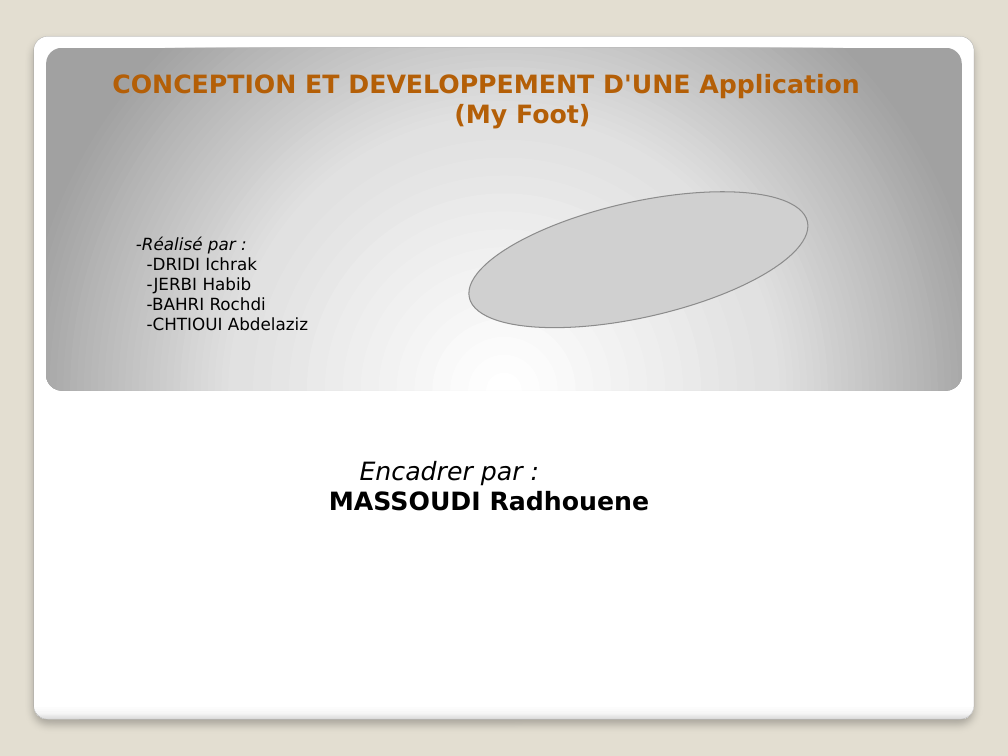
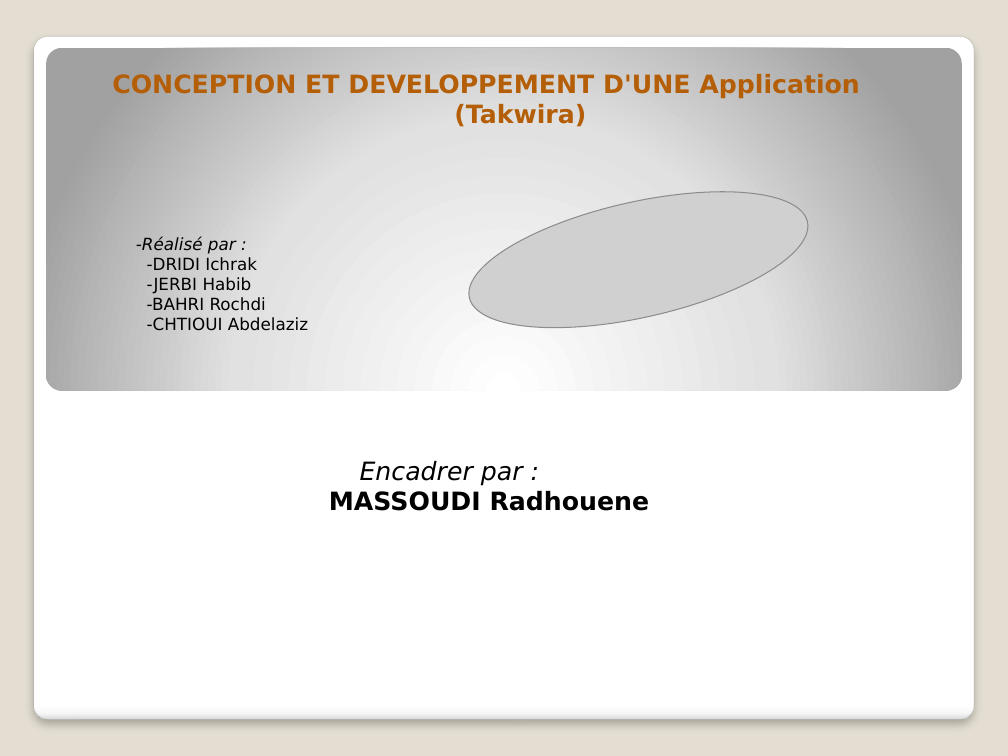
Before and after one commit to ichrak-star/PISymfony, a slide deck: slide 1 of Conception/MyFoot.pptx. Drawn at 1008x756 pixels with LibreOffice and Linux fonts; fonts in the diff are those of the drawing; grey boxes stand for pictures. Boxes give left, top, right and bottom in pixels: in the first picture for what was removed or moved away, otherwise in the second. Text is boxed around its words. In the diff, an @@ line names an element or a change of style, - is before the commit and + after.

```diff
--- a/Conception/MyFoot.pptx
+++ b/Conception/MyFoot.pptx
@@ text at (x1=454, y1=104, x2=586, y2=127): text changed @@
-(My Foot)
+(Takwira)
```
Also in this commit, not shown: 6 other slides changed, 1 other file.
